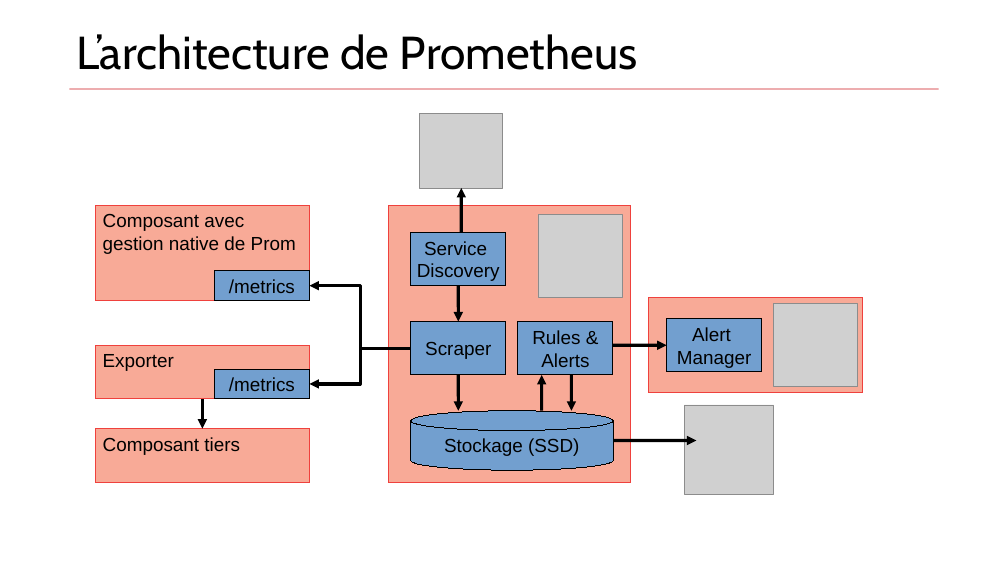
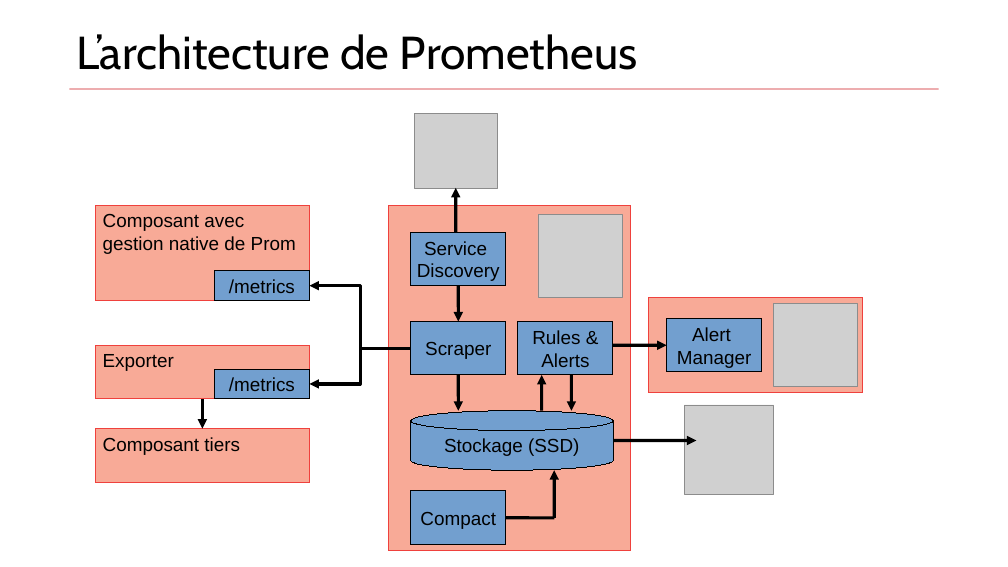
Before and after one commit to zwindler/cncf-meetup-bdx-2019-thanos, a slide deck: slide 9 of binaries/CNCF_meetup6_Thanos.pptx. Drawn at 1008x567 pixels with LibreOffice and Linux fonts; fonts in the diff are those of the drawing; grey boxes stand for pictures. Boxes give left, top, right and bottom in pixels: in the first picture for what was removed or moved away, otherwise in the second. Text is boxed around its words. In the diff, an @@ line names an element or a change of style, - is before the commit and + after.

```diff
--- a/binaries/CNCF_meetup6_Thanos.pptx
+++ b/binaries/CNCF_meetup6_Thanos.pptx
@@ picture: place and size @@
-picture at (419, 113, 502, 188)
+picture at (414, 113, 497, 188)
@@ rectangle: place and size @@
-rectangle at (388, 206, 630, 482)
+rectangle at (388, 206, 630, 551)
@@ arrow moved from (461, 232) - (461, 188) to (456, 232) - (456, 188) @@
@@ arrow added from (554, 518) to (554, 470), #000000 3 pt @@
@@ rectangle added at (410, 490, 506, 544), fill #729FCF, outline #000000 0.75 pt, 18 pt, text #000000 @@
+Compact
@@ line added from (554, 518) to (506, 518), #000000 3 pt @@
```
Also in this commit, not shown: 12 other slides changed, 2 slides removed, 14 other files.
